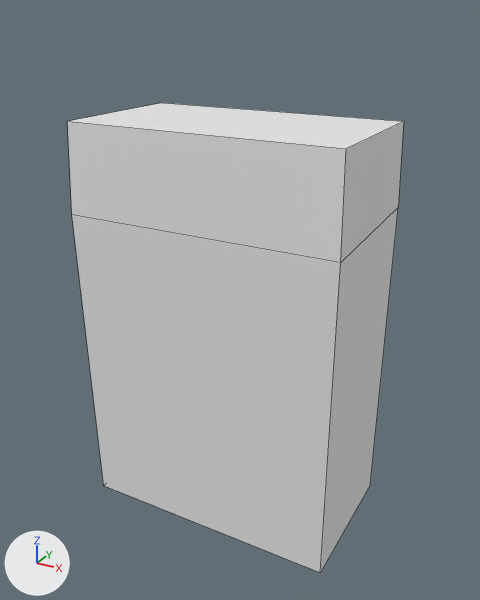
The FBX model models/cigarette_pack/cigarette_pack.fbx as it was, and as the next commit left it.
Rendered twice from a 50 mm camera at (0.0309, -0.0555, 0.0307) aimed at (-0.0004, 0.0014, 0.0022). Lighting does not change. The marker at lower left points along +X, +Y and +Z. Mesh edges are drawn as thin lines. Where no turn or scale is listed for an object, it has been applied to the vertices.

Names of what the first picture shows: 'plastic_wrap'.
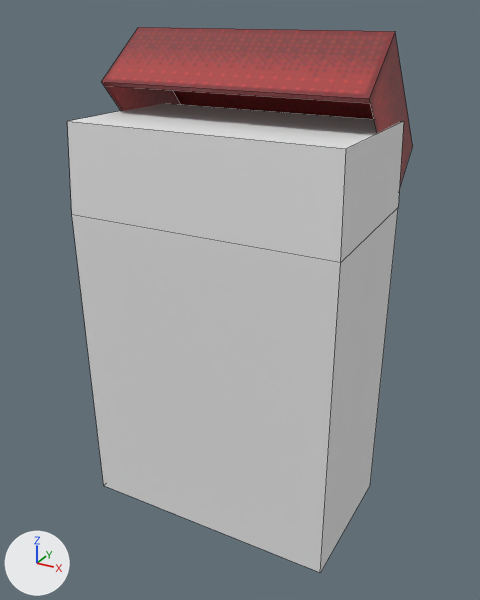
Commit message: finish cigarette pack

The edits, one by one:
Mesh me_cube_003 is new.
It has 20 vertices, 16 faces and spans x -0.0135..0.0135, y -0.0073..0.013, z -0.0205..0.0289.
It uses material mat_cigarette_pack (picture img_cigarette_pack_color_png).
Object 'cigarette_open' (ob_cigarette_open) is new; it shows me_cube_003.
Its location is (0.0, 0.0, 0.0).

Pixel boxes [x1, y1, x2, y2] of what changed, in the pictures (480 x 600 px):
'cigarette_open', added (brown)
    after: [102, 27, 413, 189]
